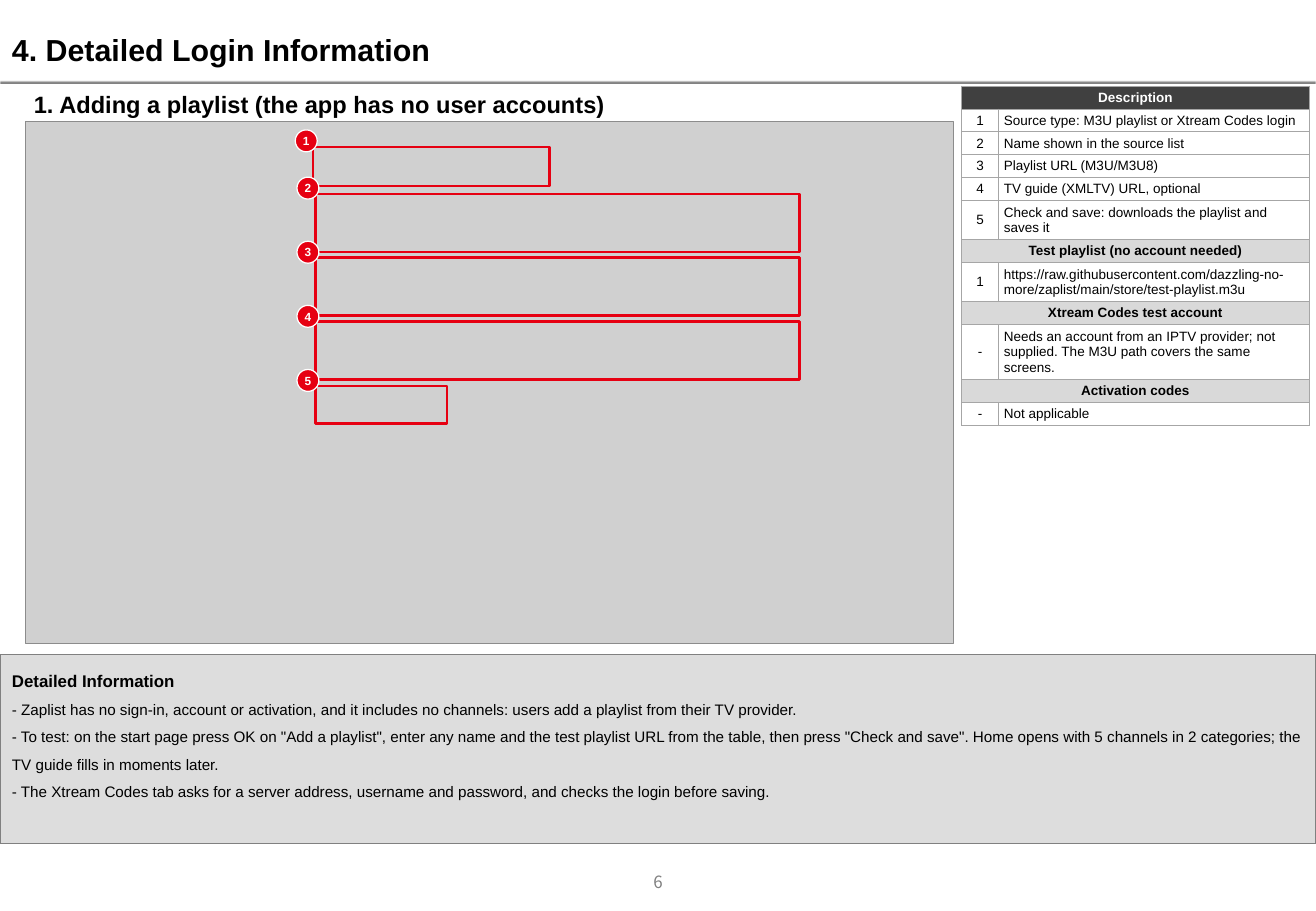
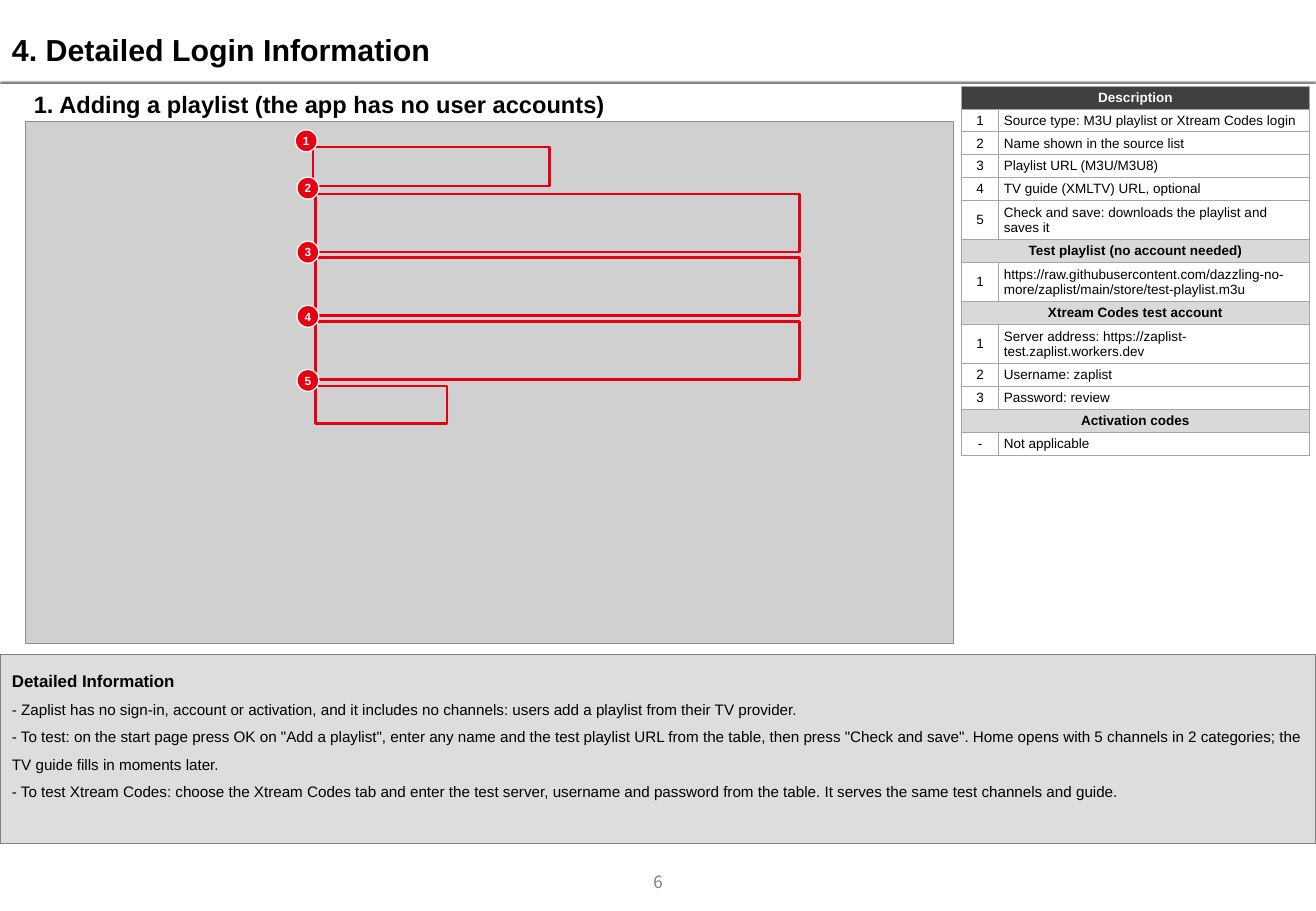
Before and after one commit to dazzling-no-more/zaplist, a slide deck: slide 6 of store/lg-qa/Zaplist_UX_Scenario_1.0.0.pptx. Drawn at 1316x911 pixels with LibreOffice and Linux fonts; fonts in the diff are those of the drawing; grey boxes stand for pictures; background and template pictures are left out. Boxes give left, top, right and bottom in pixels: in the first picture for what was removed or moved away, otherwise in the second. Text is boxed around its words. In the diff, an @@ line names an element or a change of style, - is before the commit and + after.

```diff
--- a/store/lg-qa/Zaplist_UX_Scenario_1.0.0.pptx
+++ b/store/lg-qa/Zaplist_UX_Scenario_1.0.0.pptx
@@ table at bbox=[962, 86, 1311, 455] @@
-row 10: - | Needs an account from an IPTV provider; not supplied. The M3U path covers the same screens.
+row 10: 1 | Server address: https://zaplist-test.zaplist.workers.dev
+row 11: 2 | Username: zaplist
+row 12: 3 | Password: review
@@ text in rectangle at bbox=[21, 786, 1117, 800]: text changed @@
-- The Xtream Codes tab asks for a server address, username and password, and checks the login before saving.
+- To test Xtream Codes: choose the Xtream Codes tab and enter the test server, username and password from the table. It serves the same test channels and guide.
```
Also in this commit, not shown: 1 other slide changed, 4 other files.
